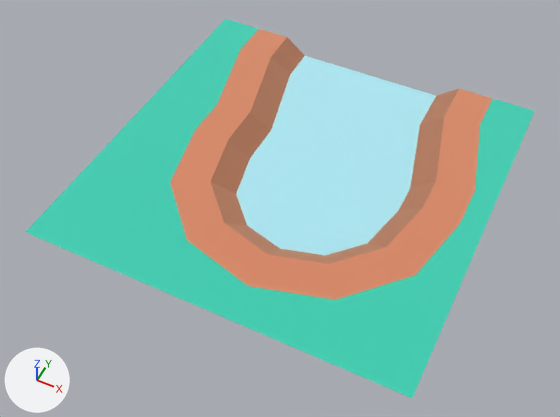
The FBX model Assets/CityRendererSystem/riverprefabs/riverEndClosed.fbx: old version first, new version second.
The view is the same before and after, from a 50 mm lens placed at (0.603, -1.316, 1.504), pointed at (-0.013, -0.083, -0.037). The lights are fixed; the arrows at lower left show +X, +Y and +Z. The first picture is the older version. Where no turn or scale is listed for an object, it has been applied to the vertices. Vertices at exactly the same position are counted once.

The first picture shows 'ground_riverEndClosed_1.001'.
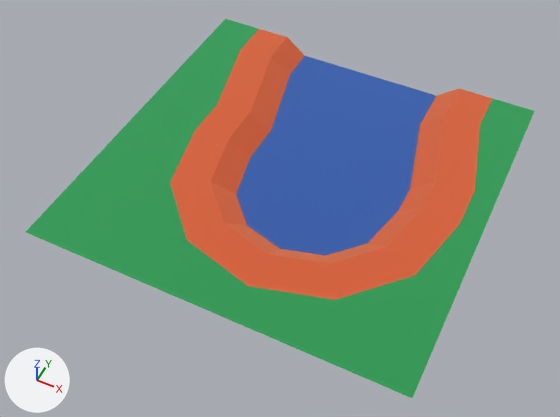
Where the newer file only moved an object's origin or applied its transform, the numbers keep the older frame.

Location of each change, [x1, y1, x2, y2] in pixels of the pictures (560 x 417 px):
```json
{"object": "ground_riverEndClosed_1.001", "change": "surface changed, recoloured", "before": [26, 19, 534, 398], "after": [26, 19, 534, 398], "on screen": "darker"}
{"part": 1, "of": "me_mesh_ground_riverendclosed_006", "change": "recoloured", "before": [26, 19, 534, 398], "after": [26, 19, 534, 398], "on screen": "cyan to green"}
{"part": 2, "of": "me_mesh_ground_riverendclosed_006", "change": "recoloured", "before": [170, 29, 493, 300], "after": [170, 29, 493, 300]}
{"part": 3, "of": "me_mesh_ground_riverendclosed_006", "change": "recoloured", "before": [236, 56, 436, 255], "after": [236, 56, 436, 255], "on screen": "pale blue to blue"}
```

Scene script edits in JSON lines:
```json
{"op": "add", "block": "img_colormap_png", "code": ["img_colormap_png = load_image('colormap.png', 'colormap.png', 512, 512, 'sRGB')"]}
{"op": "remove", "block": "mat_dirtdark_004", "code": "mat_dirtdark_004.base_color = (0.71, 0.408, 0.271)  # beige #dbab8e"}
{"op": "add", "block": "mat_dirtdark_004", "code": "mat_dirtdark_004.texture = img_colormap_png"}
{"block": "me_mesh_ground_riverendclosed_006", "where": "me_mesh_ground_riverendclosed_006.from_pydata(...)  # 48 vertices, 84 faces; spans x -0.5..0.5, y -0.5..0.5, z 0.0..0.05"}
{"block": "me_mesh_ground_riverendclosed_006", "where": "# used by ob_ground_riverendclosed_1_001; location = (0.0, 0.0, 0.0)"}
{"block": "me_mesh_ground_riverendclosed_006", "change": "me_mesh_ground_riverendclosed_006 part 1: all 17 faces that had it switch from mat_grass_004 (cyan #73eddd) to mat_dirtdark_004 (picture img_colormap_png)"}
{"block": "me_mesh_ground_riverendclosed_006", "change": "me_mesh_ground_riverendclosed_006 part 2: all 28 faces that had it switch from mat_dirt_004 (beige #f2be9e) to mat_dirtdark_004 (picture img_colormap_png)"}
{"block": "me_mesh_ground_riverendclosed_006", "change": "me_mesh_ground_riverendclosed_006 part 3: all 12 faces that had it switch from mat_water_005 (pale blue #d8faff) to mat_dirtdark_004 (picture img_colormap_png)"}
```
